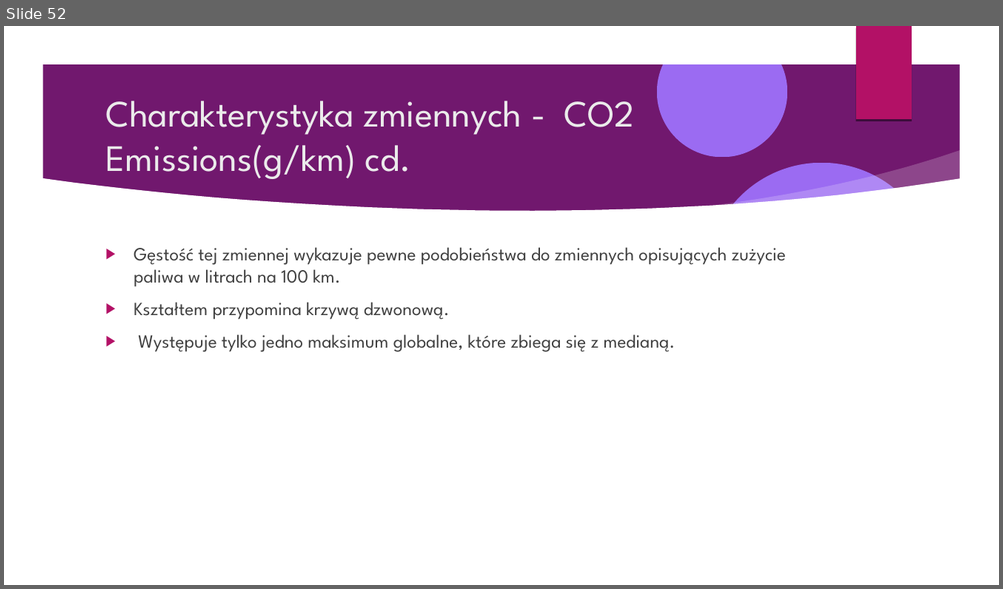
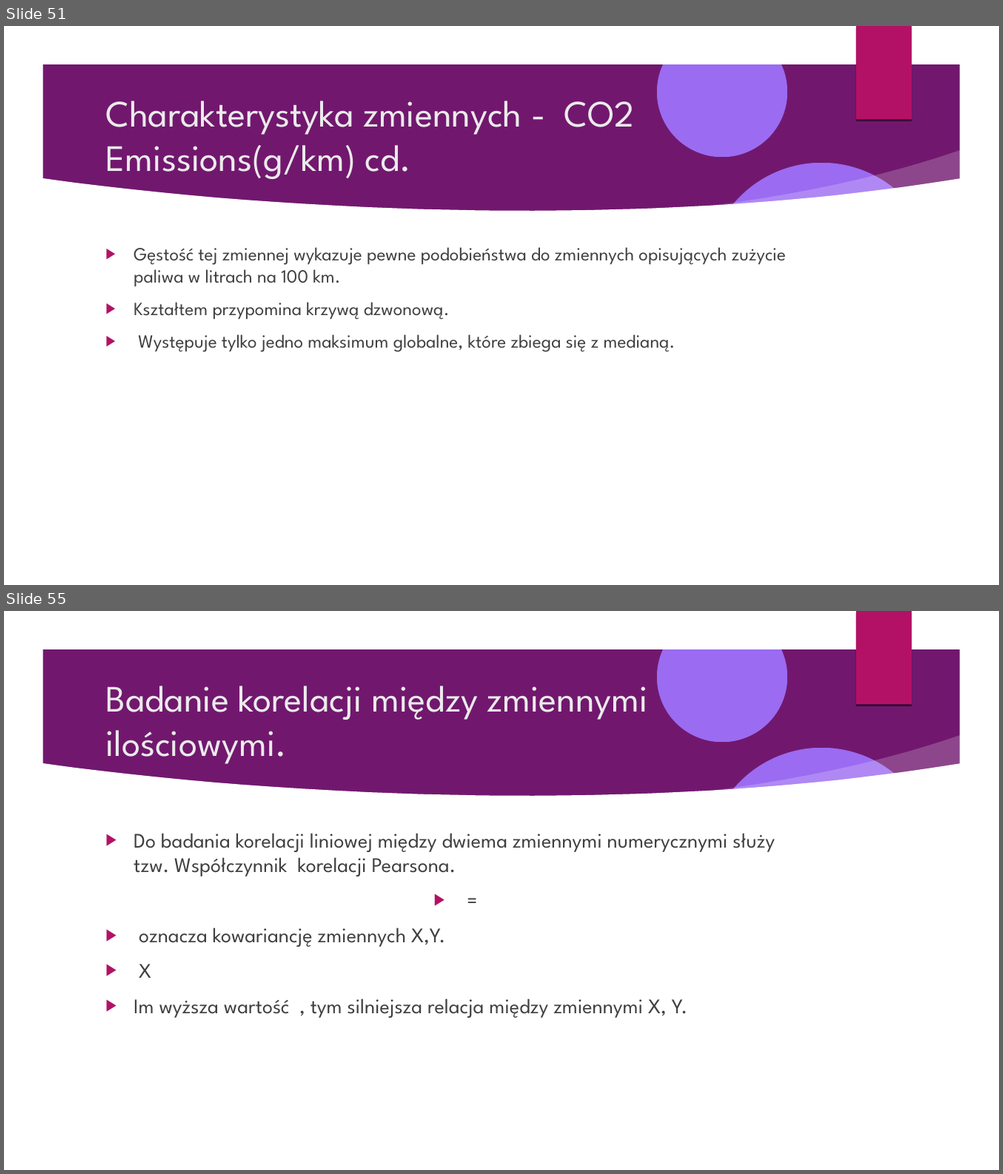
Before and after one commit to Pawel-Tomasz-Nowak/Scientific-collaboration, a slide deck: EmissionAnalysis/Prezentacja projektu.odp. Shown one above the other, each under a label of ours: slide 52 before the commit, slides 51 and 55 after it; the slides between them are not shown. The pictures are 1003x589 and 1003x1174 pixels, drawn with LibreOffice and Linux fonts; fonts in the diff are those of the drawing; background and template pictures are left out. Boxes give left, top, right and bottom in pixels: in the first picture for what was removed or moved away, otherwise in the second. Text is boxed around its words. In the diff, an @@ line names an element or a change of style, - is before the commit and + after.

```diff
--- a/EmissionAnalysis/Prezentacja projektu.odp
+++ b/EmissionAnalysis/Prezentacja projektu.odp
@@ slide 55 added at [4, 611, 999, 1170], background picture (left out); not listed: 9 template elements that a slide beside it also shows @@
@@ title added at [105, 686, 647, 764], 36 pt, text #EBEBEB @@
+Badanie korelacji między zmiennymi ilościowymi.
@@ text added at [134, 833, 774, 1018], 20 pt, text #404040 @@
+▶ Do badania korelacji liniowej między dwiema zmiennymi numerycznymi służy tzw. Współczynnik korelacji Pearsona.
+▶ =
+▶ oznacza kowariancję zmiennych X,Y.
+▶ X
+▶ Im wyższa wartość , tym silniejsza relacja między zmiennymi X, Y.
@@ what was slide 52 is now slide 51 @@
```
Also in this commit, not shown: 2 slides changed, 18 other slides added, 4 slides removed, 3 other files.
